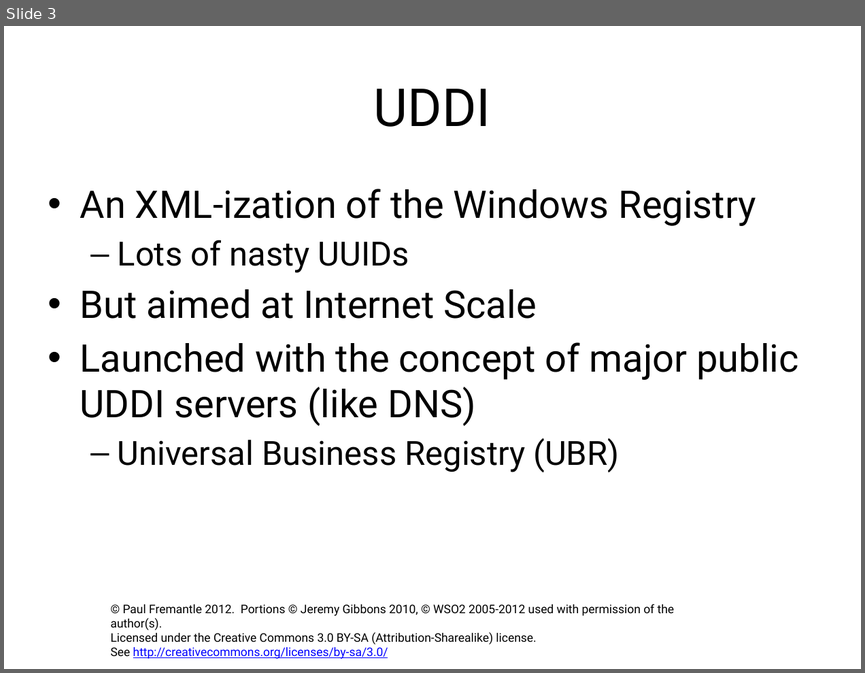
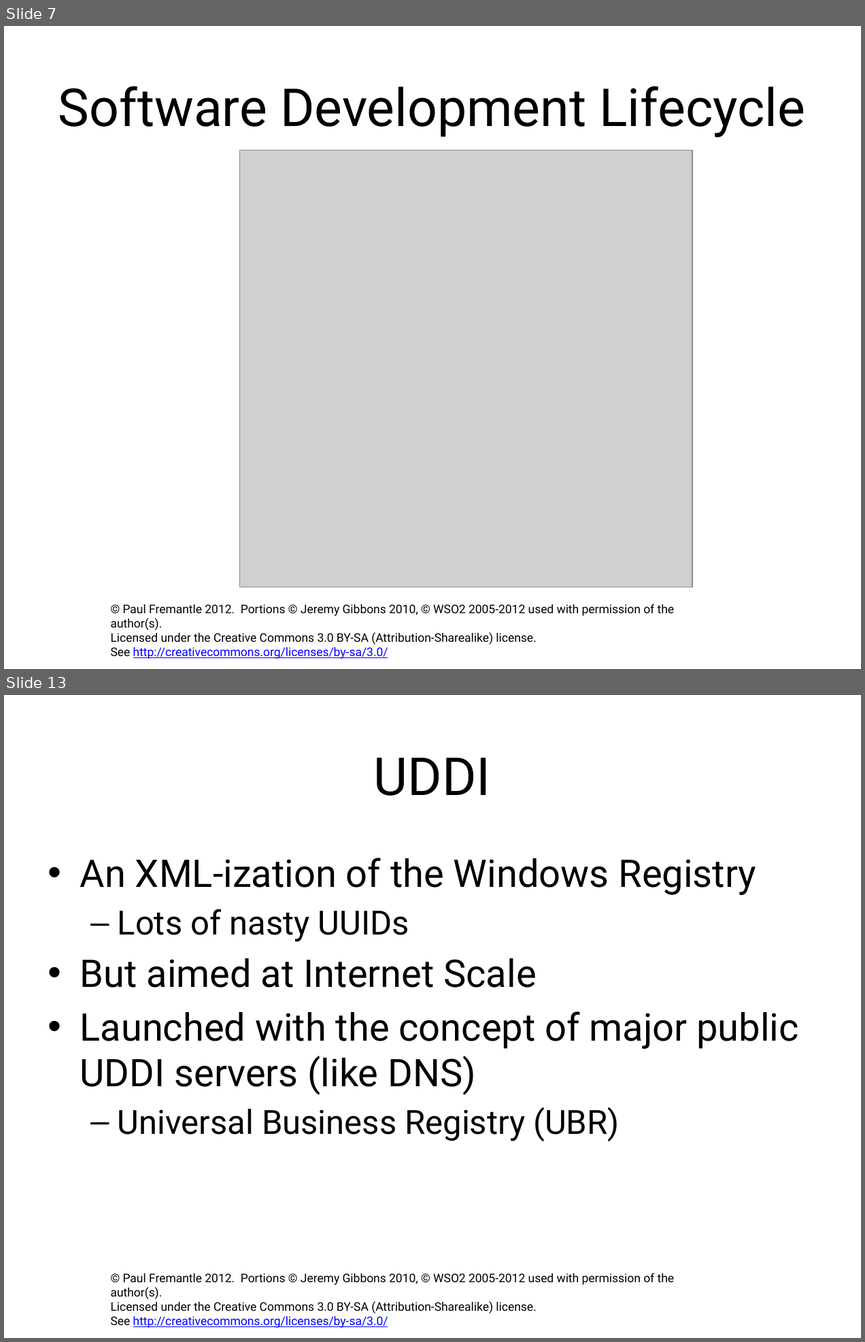
Before and after one commit to pzfreo/ox-soa-old, a slide deck: presentations/14-Governance.pptx. Shown one above the other, each under a label of ours: slide 3 before the commit, slides 7 and 13 after it; the slides between them are not shown. The pictures are 865x673 and 865x1342 pixels, drawn with LibreOffice and Linux fonts; fonts in the diff are those of the drawing; grey boxes stand for pictures; background and template pictures are left out. Boxes give left, top, right and bottom in pixels: in the first picture for what was removed or moved away, otherwise in the second. Text is boxed around its words. In the diff, an @@ line names an element or a change of style, - is before the commit and + after.

```diff
--- a/presentations/14-Governance.pptx
+++ b/presentations/14-Governance.pptx
@@ slide 7 added at [4,26,861,669], background #FFFFFF; not listed: 1 template element that a slide beside it also shows @@
@@ title added at [58,86,806,138], 44 pt, text #000000 @@
+Software Development Lifecycle
@@ picture added at [239,150,692,587] @@
@@ what was slide 3 is now slide 13 @@
```
Also in this commit, not shown: 2 slides changed, 23 other slides added, 6 other files.
